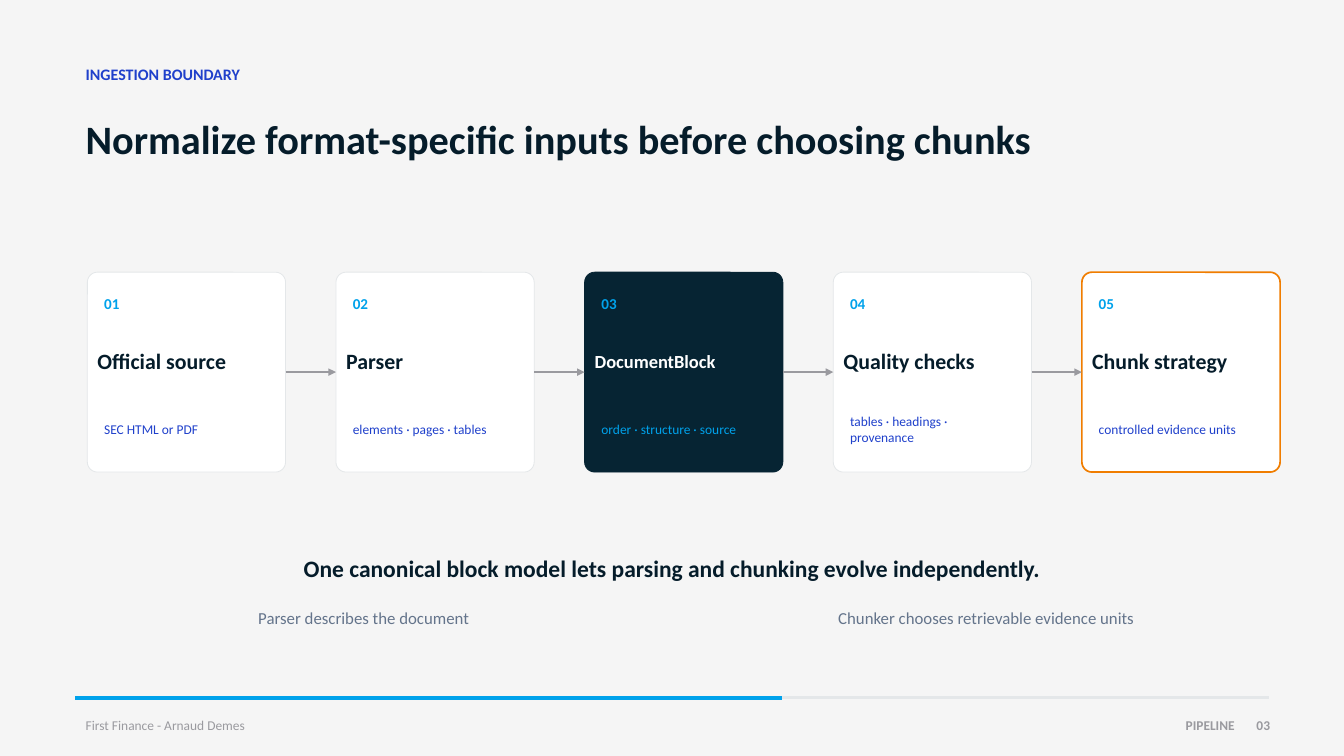
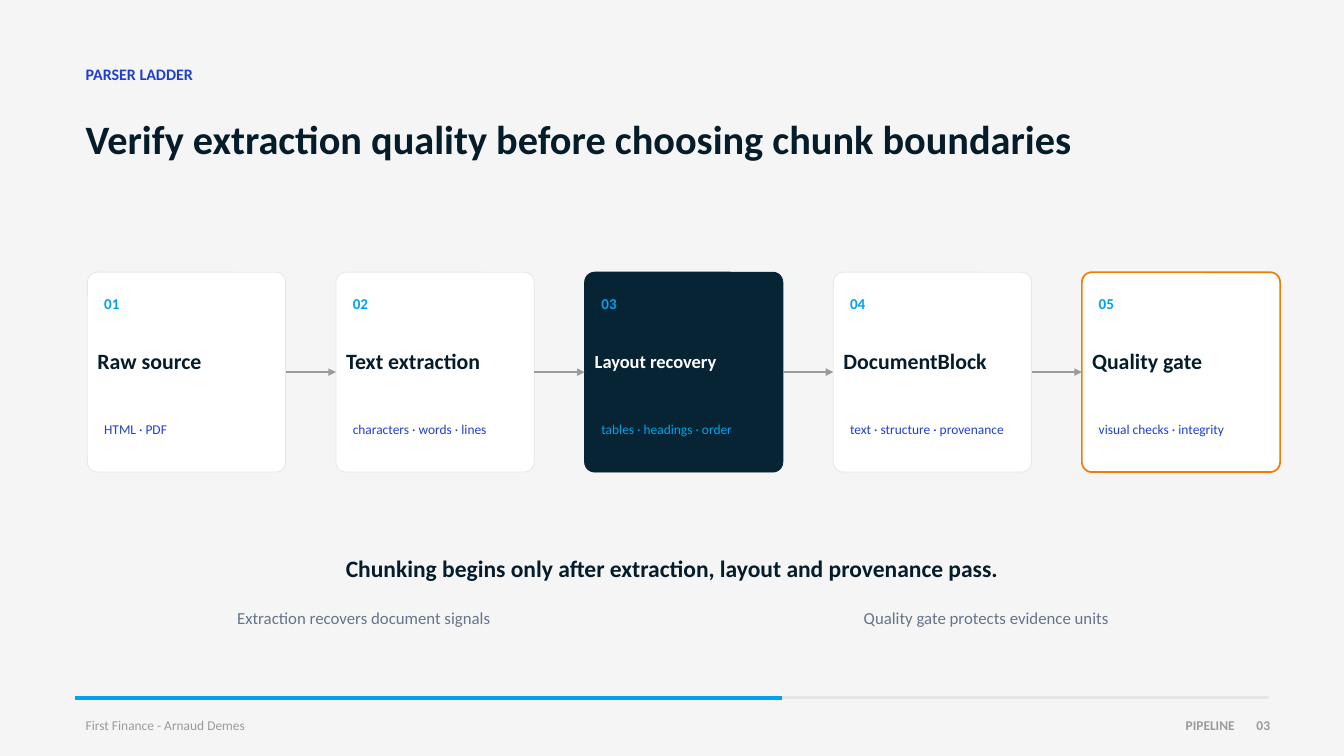
Before and after one commit to Nonocho/finai-academy, a slide deck: slide 3 of decks/05-document-and-chunking-lab.pptx. Drawn at 1344x756 pixels with LibreOffice and Linux fonts; fonts in the diff are those of the drawing. Boxes give left, top, right and bottom in pixels: in the first picture for what was removed or moved away, otherwise in the second. Text is boxed around its words. In the diff, an @@ line names an element or a change of style, - is before the commit and + after.

Commit message:
lesson: teach contextual financial chunking

```diff
--- a/decks/05-document-and-chunking-lab.pptx
+++ b/decks/05-document-and-chunking-lab.pptx
@@ text at [86,69,193,80]: text changed @@
-INGESTION BOUNDARY
+PARSER LADDER
@@ text at [86,125,1071,161]: text changed @@
-Normalize format-specific inputs before choosing chunks
+Verify extraction quality before choosing chunk boundaries
@@ text at [97,355,202,369]: text changed @@
-Official source
+Raw source
@@ text at [346,353,480,369]: text changed @@
-Parser
+Text extraction
@@ text at [595,356,716,371]: text changed @@
-DocumentBlock
+Layout recovery
@@ text at [843,353,986,369]: text changed @@
-Quality checks
+DocumentBlock
@@ text at [1092,353,1202,373]: text changed @@
-Chunk strategy
+Quality gate
@@ text at [104,425,167,434]: text changed @@
-SEC HTML or PDF
+HTML · PDF
@@ text at [353,424,486,434]: text changed @@
-elements · pages · tables
+characters · words · lines
@@ text at [601,424,732,437]: text changed @@
-order · structure · source
+tables · headings · order
@@ text at [850,425,1004,436]: text changed @@
-tables · headings · provenance
+text · structure · provenance
@@ text at [1099,424,1224,437]: text changed @@
-controlled evidence units
+visual checks · integrity
@@ text at [346,560,997,581]: text changed @@
-One canonical block model lets parsing and chunking evolve independently.
+Chunking begins only after extraction, layout and provenance pass.
@@ text at [237,612,490,627]: text changed @@
-Parser describes the document
+Extraction recovers document signals
@@ text at [864,612,1109,627]: text changed @@
-Chunker chooses retrievable evidence units
+Quality gate protects evidence units
```
Also in this commit, not shown: 2 other slides changed, 5 other files.
